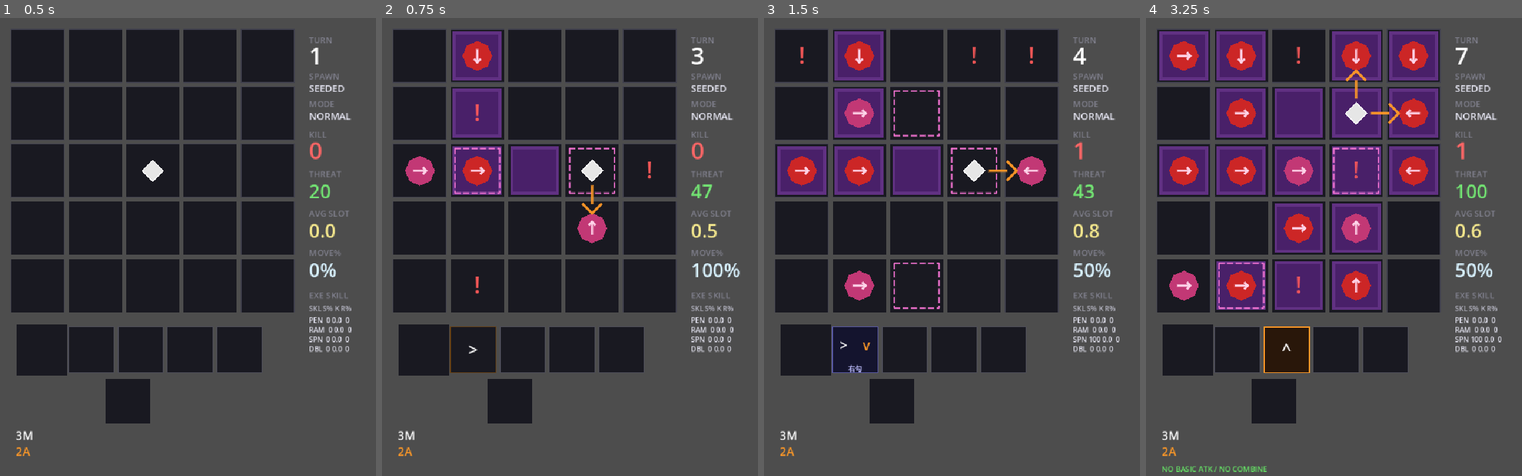
Above: before the commit, frames 1-4 (left to right).
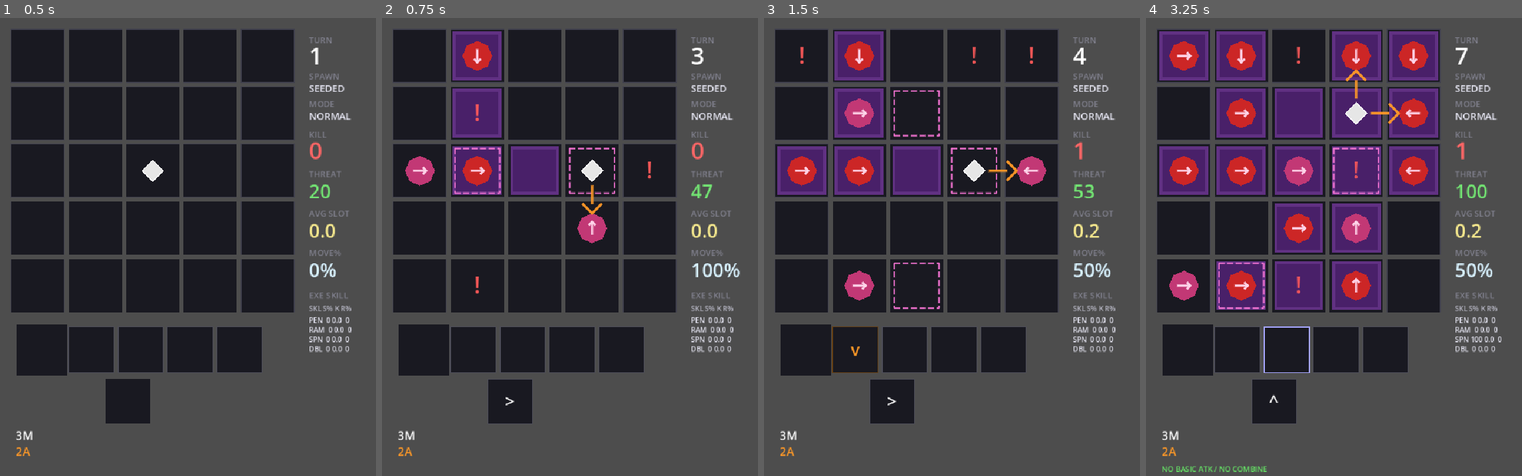
Above: after the commit, the same moments.

Repository: Periodev/DIR
Game: Godot game, scene res://main.tscn
Two runs of this game, one before a commit and one after it. Both use one fixed random seed, a clock stepped at 60 frames per second and the inputs below.
Inputs:
- Up to frame 1 (0.5 s): no input
- Up to frame 2 (0.75 s): tap Enter at 0.5, 0.6 s; hold Right from 0.53 s (still down)
- Up to frame 3 (1.5 s): tap Space at 0.77, 1.25 s; release Right at 1.28 s; hold Down from 1.28 s (still down); tap Enter at 1.35 s
- Up to frame 4 (3.25 s): tap Space at 1.52, 2.75, 3.02 s; tap Enter at 2, 2.3, 3.05 s; release Down at 2.03 s; hold Right 2.03-2.78 s; tap Z at 2.1 s; hold Up from 2.78 s (still down); tap X at 2.85 s

Frame 1 is identical in both runs. In frame 2, 0.2% of the frame differs, in the area x 18-90%, y 44-89%; in frame 3, 0.4%, in the area x 18-95%, y 36-89%; in frame 4, 0.3%.

Commit message:
Refine EXE vector synthesis flow

Diff:
--- a/godot_project/scripts/Board.gd
+++ b/godot_project/scripts/Board.gd
@@ -351,16 +351,14 @@
 		if i < before_sizes.size() and before_sizes[i] < 2 and synthesis.slot_token_count(i) == 2:
 			_record_exe_skill_synthesis(synthesis.legacy_slot(i))
 
-func _auto_store_exe_pending() -> bool:
+func _auto_store_exe_pending() -> void:
 	if not synthesis.has_pending():
-		return true
+		return
 	var before_sizes: Array[int] = _synthesis_slot_sizes()
-	if not synthesis.auto_store_pending():
-		return false
+	synthesis.auto_store_pending()
 	_sync_exe_skill_slots()
 	_record_new_exe_syntheses(before_sizes)
 	_record_slot_usage_sample()
-	return true
 
 func can_combine_skill() -> bool:
 	return true
@@ -372,8 +370,7 @@
 func try_move(dir: int) -> bool:
 	if game_over:
 		return false
-	if not _auto_store_exe_pending():
-		return false
+	_auto_store_exe_pending()
 	if moves_this_turn >= char_config.max_moves + bonus_moves:
 		return false
 	if not is_basic_move_legal(player_pos, dir):
@@ -389,8 +386,7 @@
 func try_attack(dir: int) -> bool:
 	if game_over:
 		return false
-	if not _auto_store_exe_pending():
-		return false
+	_auto_store_exe_pending()
 	if is_polluted(player_pos):
 		return false
 	if attacks_this_turn >= char_config.max_attacks + bonus_attacks:
@@ -422,8 +418,7 @@
 func try_end_turn() -> bool:
 	if game_over:
 		return false
-	if not _auto_store_exe_pending():
-		return false
+	_auto_store_exe_pending()
 	turn += 1
 	moves_this_turn = 0
 	attacks_this_turn = 0
@@ -970,8 +965,7 @@
 	queue_redraw()
 
 func rotate_armed_skill(new_dir: int) -> void:
-	if not _auto_store_exe_pending():
-		return
+	_auto_store_exe_pending()
 	var slot: int = skill_preview
 	var data: Array = _slot_data(slot)
 	if slot < 0 or slot >= char_config.skill_slot_count or data.size() != 3:
--- a/godot_project/scripts/VectorInputBuffer.gd
+++ b/godot_project/scripts/VectorInputBuffer.gd
@@ -7,6 +7,7 @@
 
 var pending_move_token: int = NO_TOKEN
 var pending_attack_token: int = NO_TOKEN
+var tokens: Array = []
 
 static func token_code(kind: int, dir: int) -> int:
 	return kind * 4 + dir
@@ -29,6 +30,7 @@
 	if dir < 0:
 		return false
 	pending_move_token = token_code(TokenKind.MOVE, dir)
+	tokens.append(pending_move_token)
 	return true
 
 func record_attack_kill(board_dir: int) -> bool:
@@ -36,25 +38,34 @@
 	if dir < 0:
 		return false
 	pending_attack_token = token_code(TokenKind.ATTACK, dir)
+	tokens.append(pending_attack_token)
 	return true
 
 func clear() -> void:
 	pending_move_token = NO_TOKEN
 	pending_attack_token = NO_TOKEN
+	tokens.clear()
 
 func has_pending() -> bool:
-	return pending_move_token != NO_TOKEN or pending_attack_token != NO_TOKEN
+	return not tokens.is_empty()
 
 func tokens_in_priority_order() -> Array:
-	var result: Array = []
-	if pending_move_token != NO_TOKEN:
-		result.append(pending_move_token)
-	if pending_attack_token != NO_TOKEN:
-		result.append(pending_attack_token)
-	return result
+	return tokens.duplicate()
 
 func consume(token: int) -> void:
+	tokens.erase(token)
 	if token == pending_move_token:
-		pending_move_token = NO_TOKEN
+		pending_move_token = _last_token_of_kind(TokenKind.MOVE)
 	elif token == pending_attack_token:
-		pending_attack_token = NO_TOKEN
+		pending_attack_token = _last_token_of_kind(TokenKind.ATTACK)
+
+func consume_many(consumed_tokens: Array) -> void:
+	for token: int in consumed_tokens:
+		consume(token)
+
+func _last_token_of_kind(kind: int) -> int:
+	for i: int in range(tokens.size() - 1, -1, -1):
+		var token: int = tokens[i]
+		if int(token / 4) == kind:
+			return token
+	return NO_TOKEN
--- a/godot_project/scripts/VectorSynthesisState.gd
+++ b/godot_project/scripts/VectorSynthesisState.gd
@@ -16,7 +16,7 @@
 func reset(slot_count: int) -> void:
 	slots.clear()
 	for _i: int in slot_count:
-		slots.append(_new_slot())
+		slots.append([])
 	selected_slot = -1
 	input_buffer.clear()
 
@@ -122,13 +122,13 @@
 func slot_tokens(index: int) -> Array:
 	if not _slot_index_valid(index):
 		return []
-	return _slot_tokens(index).duplicate()
+	return slots[index].duplicate()
 
 
 func slot_token_count(index: int) -> int:
 	if not _slot_index_valid(index):
 		return 0
-	return _slot_tokens(index).size()
+	return slots[index].size()
 
 
 func slot_is_empty(index: int) -> bool:
@@ -146,7 +146,7 @@
 func slot_first_token(index: int) -> int:
 	if not slot_is_partial(index):
 		return NO_TOKEN
-	return _slot_tokens(index)[0]
+	return slots[index][0]
 
 
 func slot_can_accept(index: int, token: int) -> bool:
@@ -154,16 +154,16 @@
 		return false
 	var token_count: int = slot_token_count(index)
 	if token_count == 0:
-		return true
+		return token_is_attack(token)
 	if token_count != 1:
 		return false
-	return can_compose(_slot_tokens(index)[0], token)
+	return can_compose(slots[index][0], token)
 
 
 func slot_store(index: int, token: int) -> bool:
 	if not slot_can_accept(index, token):
 		return false
-	_slot_tokens(index).append(token)
+	slots[index].append(token)
 	return true
 
 
@@ -198,17 +198,17 @@
 		return true
 
 	var preferred_result: Dictionary = _try_store_token_order(candidates)
-	if bool(preferred_result.get("ok", false)):
+	if not Array(preferred_result.get("consumed", [])).is_empty():
 		_apply_auto_store_result(preferred_result)
 		return true
 
 	if candidates.size() == 2:
 		var reversed: Array = [candidates[1], candidates[0]]
 		var reversed_result: Dictionary = _try_store_token_order(reversed)
-		if bool(reversed_result.get("ok", false)):
+		if not Array(reversed_result.get("consumed", [])).is_empty():
 			_apply_auto_store_result(reversed_result)
 			return true
-	return false
+	return true
 
 
 func can_cast_selected() -> bool:
@@ -219,13 +219,13 @@
 	if not can_cast_selected():
 		return []
 	var slot_data: Array = slot_tokens(selected_slot)
-	slots[selected_slot] = _new_slot()
+	slots[selected_slot] = []
 	return slot_data
 
 
 func clear_slot(index: int) -> void:
 	if _slot_index_valid(index):
-		slots[index] = _new_slot()
+		slots[index] = []
 
 
 func replace_complete_slot(index: int, first_board_dir: int, second_board_dir: int, first_is_attack: bool) -> bool:
@@ -235,19 +235,24 @@
 	var second_core_dir: int = board_dir_to_core(second_board_dir)
 	if first_core_dir < 0 or second_core_dir < 0:
 		return false
-	var first_kind: int = TokenKind.ATTACK if first_is_attack else TokenKind.MOVE
-	var first_token: int = token_code(first_kind, first_core_dir)
-	var second_token: int = token_code(TokenKind.ATTACK, second_core_dir)
+	var first_token: int
+	var second_token: int
+	if first_is_attack:
+		first_token = token_code(TokenKind.ATTACK, first_core_dir)
+		second_token = token_code(TokenKind.ATTACK, second_core_dir)
+	else:
+		first_token = token_code(TokenKind.ATTACK, second_core_dir)
+		second_token = token_code(TokenKind.MOVE, first_core_dir)
 	if not can_compose(first_token, second_token):
 		return false
-	slots[index] = {"tokens": [first_token, second_token]}
+	slots[index] = [first_token, second_token]
 	return true
 
 
 func legacy_slot(index: int) -> Array:
 	if not _slot_index_valid(index):
 		return []
-	return tokens_to_legacy(_slot_tokens(index))
+	return tokens_to_legacy(slots[index])
 
 
 func legacy_slots() -> Array:
@@ -272,12 +277,12 @@
 static func can_compose(first_token: int, second_token: int) -> bool:
 	if first_token == NO_TOKEN or second_token == NO_TOKEN:
 		return false
+	if not token_is_attack(first_token):
+		return false
 	if tokens_are_opposite(first_token, second_token):
 		return false
-	var first_kind: int = token_kind(first_token)
 	var second_kind: int = token_kind(second_token)
-	return (first_kind == TokenKind.MOVE and second_kind == TokenKind.ATTACK) \
-		or (first_kind == TokenKind.ATTACK and second_kind == TokenKind.ATTACK)
+	return second_kind == TokenKind.MOVE or second_kind == TokenKind.ATTACK
 
 
 static func classify_tokens(tokens: Array) -> int:
@@ -294,6 +299,12 @@
 		return []
 	if tokens.size() == 1:
 		return [token_board_dir(tokens[0])]
+	if token_is_attack(tokens[0]) and not token_is_attack(tokens[1]):
+		return [
+			token_board_dir(tokens[1]),
+			token_board_dir(tokens[0]),
+			false,
+		]
 	return [
 		token_board_dir(tokens[0]),
 		token_board_dir(tokens[1]),
@@ -301,16 +312,8 @@
 	]
 
 
-func _new_slot() -> Dictionary:
-	return {"tokens": []}
-
-
 func _slot_index_valid(index: int) -> bool:
 	return index >= 0 and index < slots.size()
-
-
-func _slot_tokens(index: int) -> Array:
-	return slots[index]["tokens"]
 
 
 func _find_default_store_slot() -> int:
@@ -326,39 +329,47 @@
 func _try_store_token_order(tokens: Array) -> Dictionary:
 	var work_slots: Array = []
 	for i: int in slots.size():
-		work_slots.append({"tokens": slot_tokens(i)})
+		work_slots.append(slot_tokens(i))
+	var consumed: Array = []
 	for token: int in tokens:
-		if not _store_token_default(work_slots, token):
-			return {"ok": false}
-	return {"ok": true, "slots": work_slots}
+		if _store_token_default(work_slots, token):
+			consumed.append(token)
+	return {"slots": work_slots, "consumed": consumed}
 
 
 func _store_token_default(target_slots: Array, token: int) -> bool:
-	for i: int in target_slots.size():
-		var slot_data: Dictionary = target_slots[i]
-		var tokens: Array = slot_data["tokens"]
+	if not token_is_attack(token):
+		return false
+	if token_is_attack(token):
+		for i: int in target_slots.size():
+			var tokens: Array = target_slots[i]
+			if tokens.is_empty():
+				tokens.append(token)
+				return true
+	for i: int in range(target_slots.size() - 1, -1, -1):
+		var tokens: Array = target_slots[i]
 		if tokens.size() == 1 and can_compose(tokens[0], token):
 			tokens.append(token)
 			return true
+	if token_is_attack(token):
+		return false
 	for i: int in target_slots.size():
-		var slot_data: Dictionary = target_slots[i]
-		var tokens: Array = slot_data["tokens"]
+		var tokens: Array = target_slots[i]
 		if tokens.is_empty():
-			tokens.append(token)
-			return true
+			return false
 	return false
 
 
 func _apply_auto_store_result(result: Dictionary) -> void:
 	slots = result.get("slots", slots)
-	input_buffer.clear()
+	input_buffer.consume_many(result.get("consumed", []))
 
 
 func get_pending_token_for_slot(index: int) -> int:
 	if not _slot_index_valid(index):
 		return NO_TOKEN
 	if slot_is_partial(index):
-		var first_token: int = _slot_tokens(index)[0]
+		var first_token: int = slots[index][0]
 		var attack_token: int = pending_attack_token()
 		var move_token: int = pending_move_token()
 		if attack_token != NO_TOKEN and can_compose(first_token, attack_token):
@@ -367,7 +378,5 @@
 			return move_token
 		return NO_TOKEN
 	if slot_is_empty(index):
-		if pending_move_token() != NO_TOKEN:
-			return pending_move_token()
 		return pending_attack_token()
 	return NO_TOKEN
